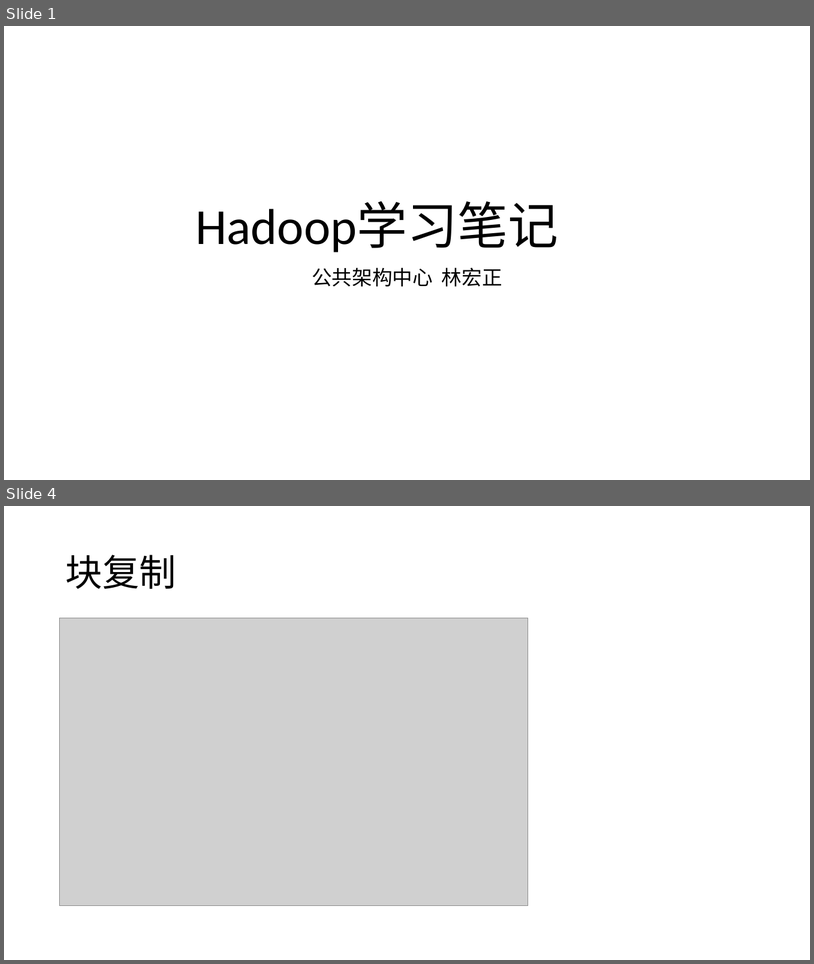
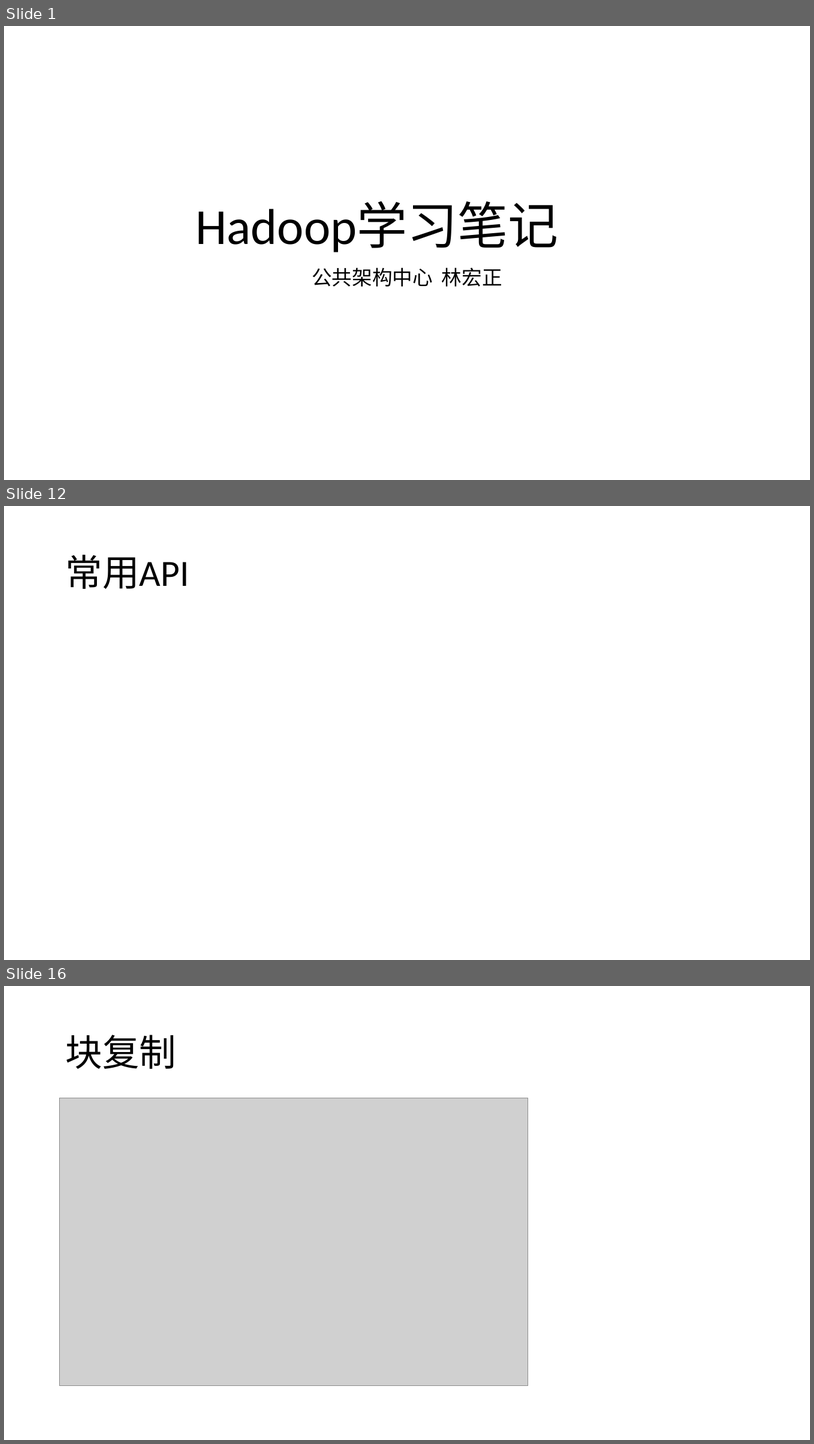
Before and after one commit to hongzhenglin/hadoop, a slide deck: Hadoop/Hadoop学习笔记.pptx. Shown one above the other, each under a label of ours: slides 1 and 4 before the commit, slides 1, 12 and 16 after it; the slides between them are not shown. The pictures are 814x964 and 814x1444 pixels, drawn with LibreOffice and Linux fonts; fonts in the diff are those of the drawing; grey boxes stand for pictures. Boxes give left, top, right and bottom in pixels: in the first picture for what was removed or moved away, otherwise in the second. Text is boxed around its words. In the diff, an @@ line names an element or a change of style, - is before the commit and + after.

```diff
--- a/Hadoop/Hadoop学习笔记.pptx
+++ b/Hadoop/Hadoop学习笔记.pptx
@@ slide 12 added at (4, 506, 810, 960), background #FFFFFF @@
@@ title added at (65, 555, 189, 589), 44 pt, text #000000 @@
+常用API
@@ what was slide 4 is now slide 16 @@
```
Also in this commit, not shown: 3 slides changed, 12 other slides added, 2 other files.
